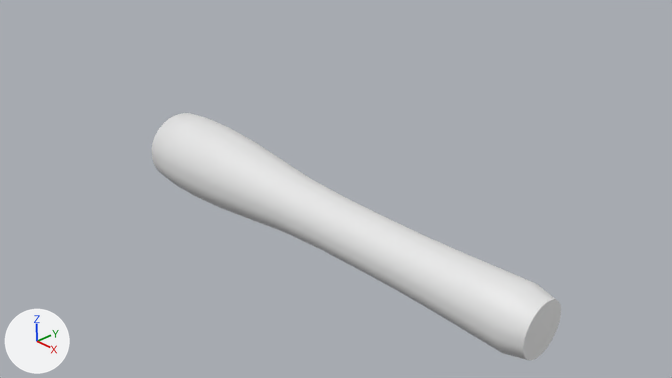
The Blender file scenes/rassel.blend: old version first, new version second.
One viewpoint serves both versions: the file's camera 'Camera'. Arrows for +X, +Y and +Z are at lower left; the lights stay in place.

The first picture shows 'BezierCurve.002'.
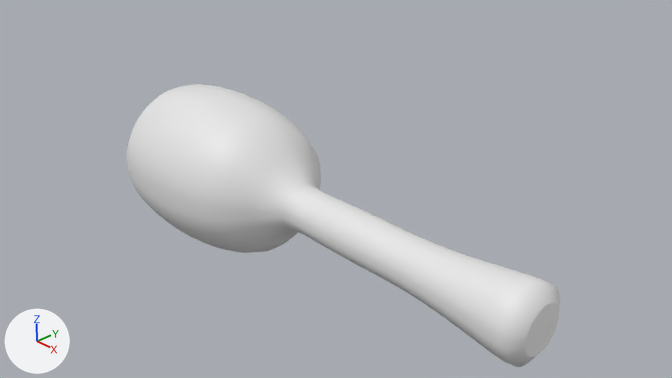
What changed in the scene script:
```text
Change cu_beziercurve_001:
    where _sp = cu_beziercurve_001.splines.new('BEZIER'); _sp.bezier_points.add(4)
    remove _sp.bezier_points.foreach_set('co', [-1.0, 0.391, 0.0, -0.747, 0.668, 0.0, -0.207, 0.538, 0.0, 0.319, 0.415, 0.0, 1.007, 0.389, 0.0])
    remove _sp.bezier_points.foreach_set('handle_left', [-1.05, 0.247, 0.0, -0.896, 0.643, 0.0, -0.37, 0.642, 0.0, 0.0558, 0.425, 0.0, 0.999, 0.548, 0.0])
    remove _sp.bezier_points.foreach_set('handle_right', [-0.942, 0.557, 0.0, -0.519, 0.706, 0.0, -0.0267, 0.423, 0.0, 0.604, 0.403, 0.0, 1.011, 0.304, 0.0])
    add _sp.bezier_points.foreach_set('co', [-3.982, 0.08, 0.0, -2.998, 1.226, 0.0, -0.466, 0.752, 0.0, 1.363, 0.367, 0.0, 4.107, 0.346, 0.0])
    add _sp.bezier_points.foreach_set('handle_left', [-4.006, -0.207, 0.0, -3.598, 1.125, 0.0, -0.819, 1.411, 0.0, -0.395, 0.41, 0.0, 4.123, 0.789, 0.0])
    add _sp.bezier_points.foreach_set('handle_right', [-3.924, 0.783, 0.0, -2.084, 1.378, 0.0, -0.156, 0.173, 0.0, 2.506, 0.339, 0.0, 4.095, 0.00413, 0.0])
    where _sp = cu_beziercurve_001.splines.new('BEZIER'); _sp.bezier_points.add(4)
    add _sp.bezier_points.foreach_set('radius', [4.014, 4.014, 4.014, 4.014, 4.014])
```

Pixel boxes (x1, y1, x2, y2) of what changed, in the pictures (672 x 378 px):
'BezierCurve.002', reshaped (15% taller): before (152, 113, 561, 360); after (127, 84, 560, 367)
